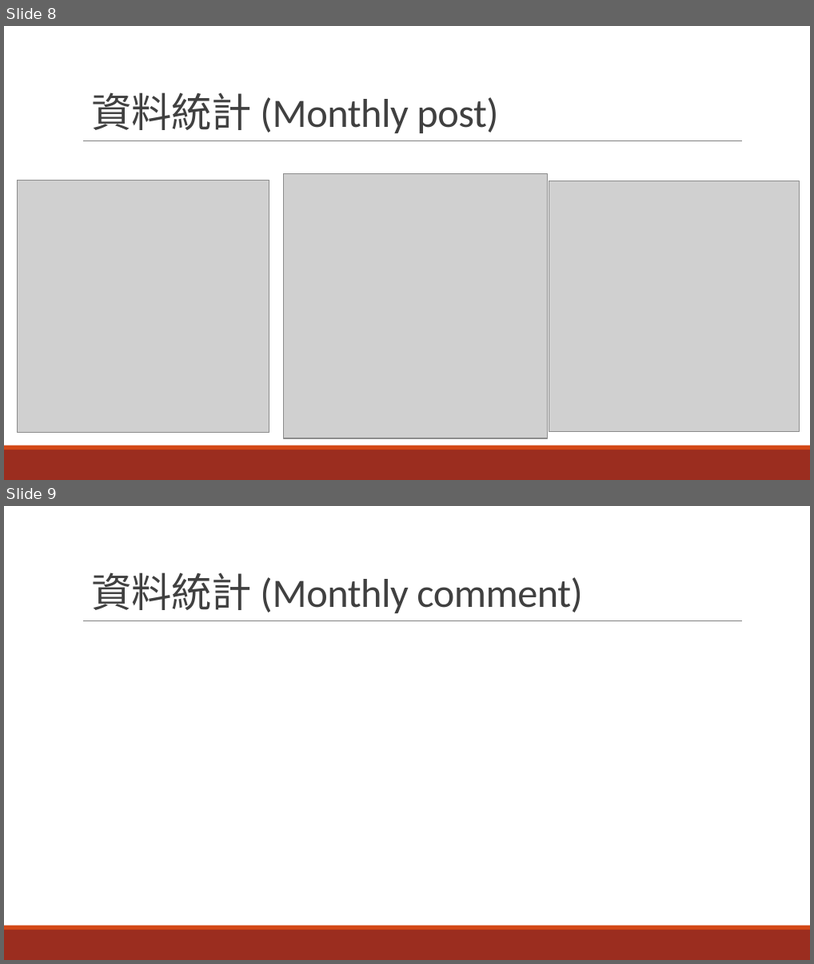
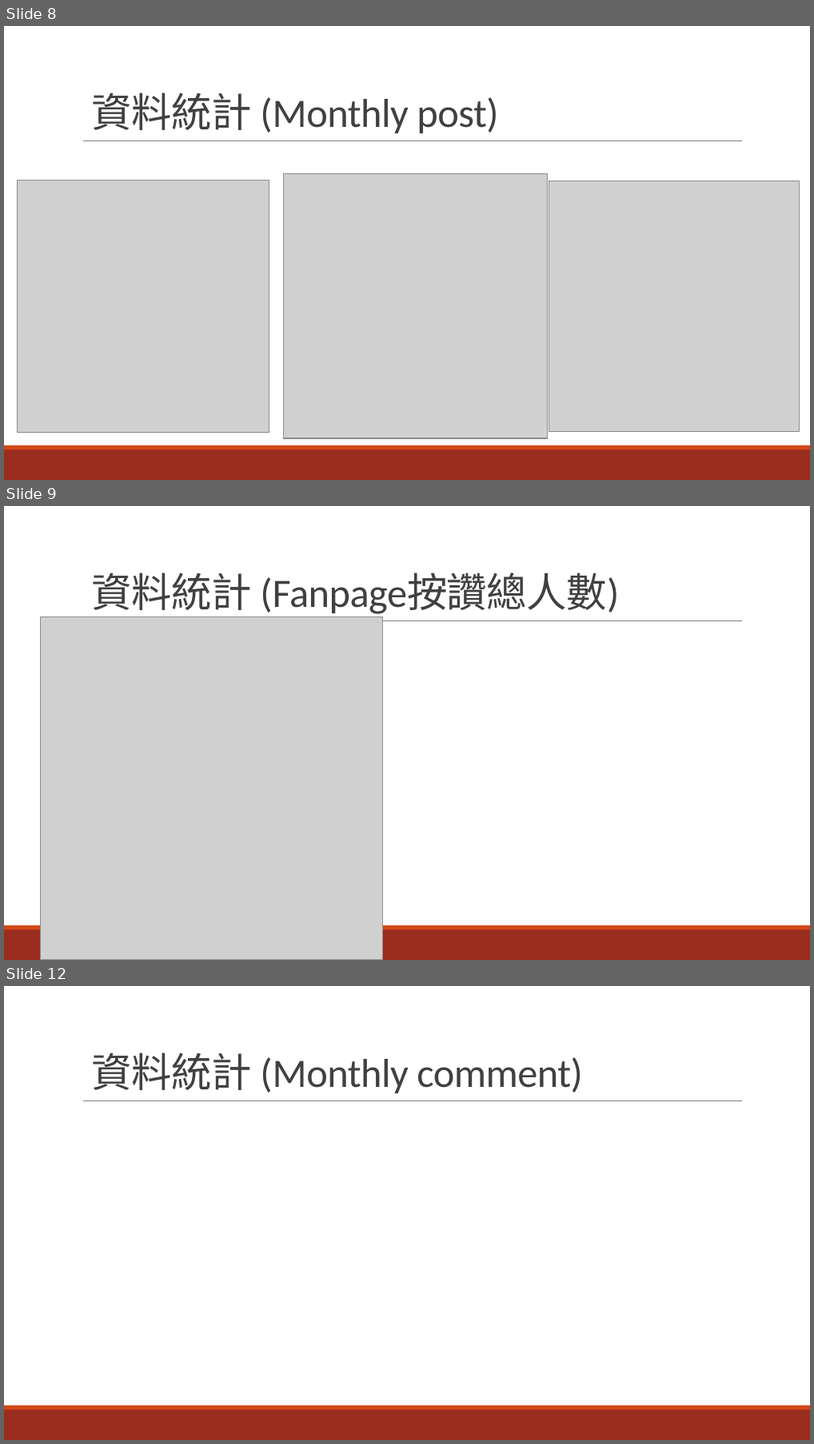
Before and after one commit to savina-chan/2016_socialnetwork, a slide deck: 社群媒體分析期末報告 (M10515048).pptx. Shown one above the other, each under a label of ours: slides 8 and 9 before the commit, slides 8, 9 and 12 after it; the slides between them are not shown. The pictures are 814x964 and 814x1444 pixels, drawn with LibreOffice and Linux fonts; fonts in the diff are those of the drawing; grey boxes stand for pictures. Boxes give left, top, right and bottom in pixels: in the first picture for what was removed or moved away, otherwise in the second. Text is boxed around its words. In the diff, an @@ line names an element or a change of style, - is before the commit and + after.

```diff
--- a/社群媒體分析期末報告 (M10515048).pptx
+++ b/社群媒體分析期末報告 (M10515048).pptx
@@ slide 9 added at [4, 506, 810, 960], background #FFFFFF; not listed: 3 template elements that a slide beside it also shows @@
@@ title added at [92, 572, 619, 617], 36 pt, text #404040 @@
+資料統計 (Fanpage按讚總人數)
@@ picture added at [40, 617, 383, 960] @@
@@ what was slide 9 is now slide 12 @@
```
Also in this commit, not shown: 2 other slides added.
